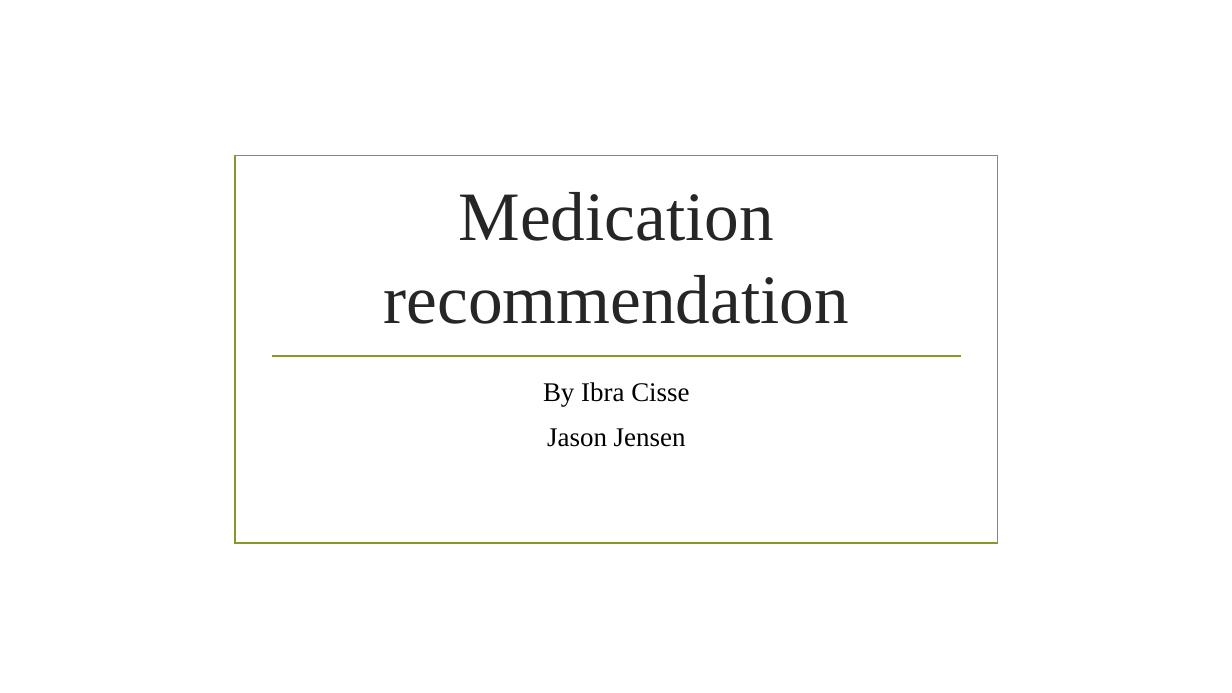
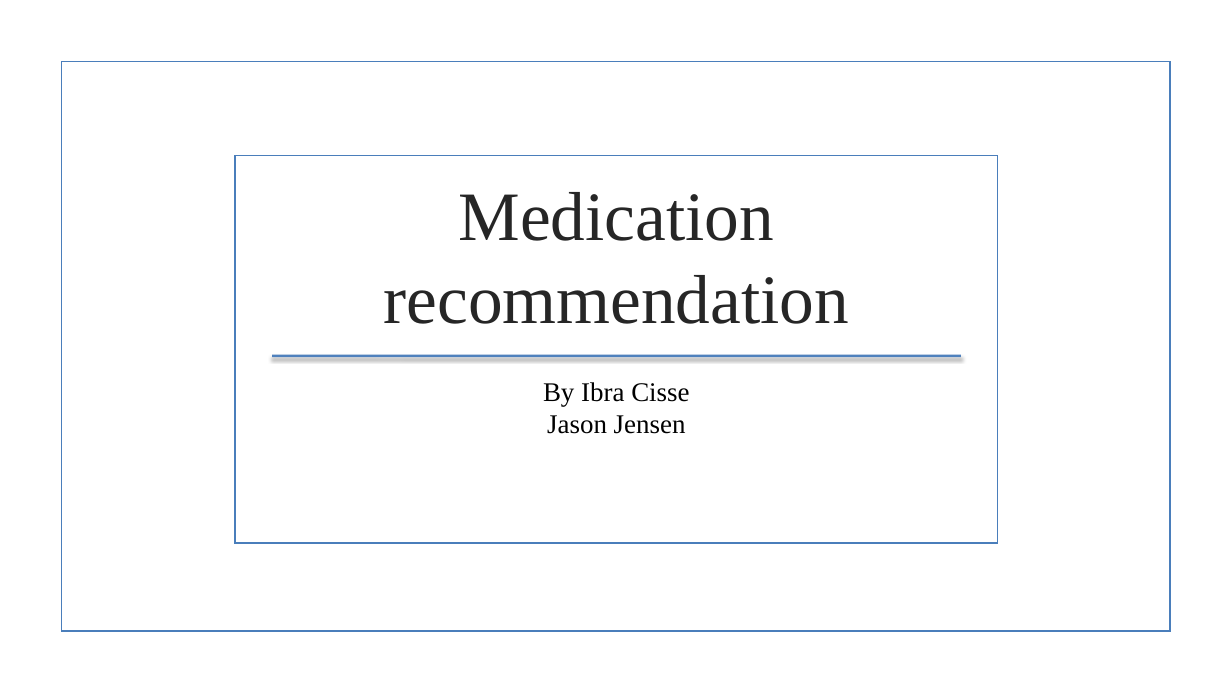
Before and after one commit to jensenj5/DB, a slide deck: slide 1 of Medication recommendation.pptx. Drawn at 1232x693 pixels with LibreOffice and Linux fonts; fonts in the diff are those of the drawing; background and template pictures are left out. Boxes give left, top, right and bottom in pixels: in the first picture for what was removed or moved away, otherwise in the second. Text is boxed around its words. In the diff, an @@ line names an element or a change of style, - is before the commit and + after.

```diff
--- a/Medication recommendation.pptx
+++ b/Medication recommendation.pptx
@@ rectangle added at (61, 62, 1170, 632), outline #4B7EBC 1.25 pt @@
@@ rectangle at (236, 156, 998, 543): outline #83992A 1.25 pt to #4B7EBC 1.25 pt @@
@@ line (272, 356) - (961, 356): stroke #83992A 1.25 pt to #4F81BD 2 pt @@
@@ text "By Ibra Cisse" at (543, 382, 689, 434): less space between paragraphs @@
```
Also in this commit, not shown: 6 other slides changed, 3 slides removed, 27 other files.
